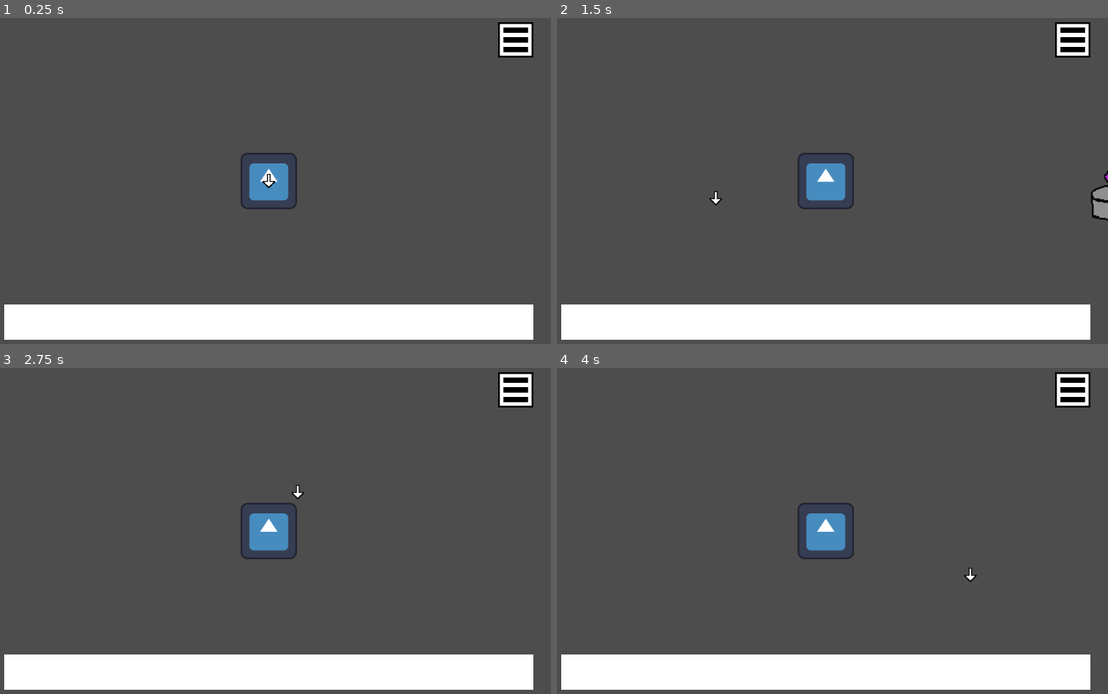
Above: before the commit, frames 1-4 (two rows, left to right).
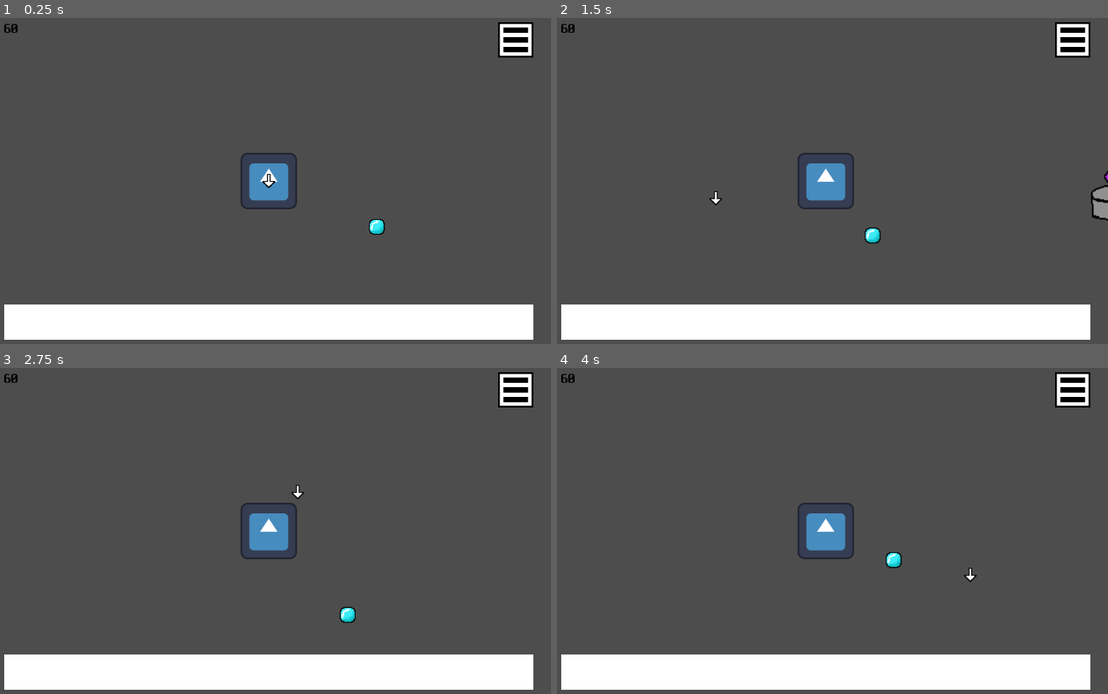
Above: after the commit, the same moments.

Repository: pupungeggang4/Godot-RTS
Game: Godot game, scene res://Scene/rts.tscn
The game is run twice, just before and just after one commit, with the same random seed, the same clock (stepped at 60 frames per second) and the same inputs. The engine's default icon, where the game draws it, is replaced by a stand-in: a white triangle on a blue panel in a dark square.
Inputs (mouse positions are in pixels of both pictures, inside the frame that each line leads up to):
- Up to frame 1 (0.25 s): no input
- Up to frame 2 (1.5 s): tap Enter at 0.5 s; move the mouse to (948, 164) at 0.52 s; right-click (948, 164) at 0.6 s; move the mouse to (711, 197) at 1.27 s; right-click (711, 197) at 1.35 s
- Up to frame 3 (2.75 s): move the mouse to (325, 452) at 2.02 s; right-click (325, 452) at 2.1 s
- Up to frame 4 (4 s): move the mouse to (799, 602) at 2.77 s; right-click (799, 602) at 2.85 s; move the mouse to (997, 583) at 3.52 s; right-click (997, 583) at 3.6 s

The runs differ from the first frame. In frame 1, 0.2% of the frame differs, in the area x 0-70%, y 1-67%; in frame 2, 0.2%, in the area x 0-59%, y 1-70%; in frame 3, 0.2%; in frame 4, 0.2%.

Commit message:
Added Projectiles

Diff:
--- /dev/null
+++ b/Game/Scene/Thing/projectile.tscn
@@ -0,0 +1,20 @@
+[gd_scene load_steps=4 format=3 uid="uid://bmhi7p207khck"]
+
+[ext_resource type="Script" uid="uid://bqlpi342nukjx" path="res://Script/Thing/projectile.gd" id="1_3ilff"]
+[ext_resource type="Texture2D" uid="uid://cii1xv0iehicf" path="res://Image/Projectile/Projectile001.png" id="2_weddc"]
+
+[sub_resource type="RectangleShape2D" id="RectangleShape2D_0yyun"]
+size = Vector2(40, 40)
+
+[node name="Projectile" type="Node2D"]
+script = ExtResource("1_3ilff")
+
+[node name="Area2D" type="Area2D" parent="."]
+
+[node name="CollisionShape2D" type="CollisionShape2D" parent="Area2D"]
+shape = SubResource("RectangleShape2D_0yyun")
+
+[node name="Projectile001" type="Sprite2D" parent="."]
+texture = ExtResource("2_weddc")
+
+[connection signal="area_entered" from="Area2D" to="." method="_on_area_2d_area_entered"]
--- a/Game/Scene/Thing/unit.tscn
+++ b/Game/Scene/Thing/unit.tscn
@@ -1,8 +1,16 @@
-[gd_scene load_steps=2 format=3 uid="uid://wm1fgm8rsrvn"]
+[gd_scene load_steps=3 format=3 uid="uid://wm1fgm8rsrvn"]
 
 [ext_resource type="Script" uid="uid://dr27i000q2aot" path="res://Script/unit.gd" id="1_iqq80"]
+
+[sub_resource type="RectangleShape2D" id="RectangleShape2D_iqq80"]
+size = Vector2(80, 80)
 
 [node name="Unit" type="Node2D"]
 script = ExtResource("1_iqq80")
 
 [node name="Sprite" type="Sprite2D" parent="."]
+
+[node name="Area2D" type="Area2D" parent="."]
+
+[node name="CollisionShape2D" type="CollisionShape2D" parent="Area2D"]
+shape = SubResource("RectangleShape2D_iqq80")
--- a/Game/Scene/rts.tscn
+++ b/Game/Scene/rts.tscn
@@ -6,7 +6,12 @@
 [ext_resource type="Script" uid="uid://qc48yirmksxo" path="res://Script/player.gd" id="3_6540j"]
 [ext_resource type="Texture2D" uid="uid://jjg5ky2ile3c" path="res://Image/Pointer.png" id="3_ae5vg"]
 [ext_resource type="Texture2D" uid="uid://cwptrwgl255nw" path="res://icon.svg" id="3_mcrj6"]
+[ext_resource type="PackedScene" uid="uid://bmhi7p207khck" path="res://Scene/Thing/projectile.tscn" id="4_uqh2j"]
 [ext_resource type="Texture2D" uid="uid://deb2hc3r28sn4" path="res://Image/ButtonMenu.png" id="6_ae5vg"]
+[ext_resource type="Theme" uid="uid://ymbot84easli" path="res://Resource/font_neodgm.tres" id="6_ixt08"]
+
+[sub_resource type="RectangleShape2D" id="RectangleShape2D_6bmd1"]
+size = Vector2(80, 80)
 
 [node name="RTS" type="Node2D"]
 script = ExtResource("1_6bmd1")
@@ -23,6 +28,11 @@
 [node name="Sprite" type="Sprite2D" parent="Player"]
 texture = ExtResource("3_mcrj6")
 
+[node name="Area2D" type="Area2D" parent="Player"]
+
+[node name="CollisionShape2D" type="CollisionShape2D" parent="Player/Area2D"]
+shape = SubResource("RectangleShape2D_6bmd1")
+
 [node name="Camera" type="Camera2D" parent="."]
 script = ExtResource("1_x3ox0")
 
@@ -32,6 +42,16 @@
 offset_right = 40.0
 offset_bottom = 40.0
 script = ExtResource("1_42rvx")
+
+[node name="TextHP" type="Label" parent="Camera/HUD"]
+layout_mode = 0
+offset_left = -600.0
+offset_top = -360.0
+offset_right = -520.0
+offset_bottom = -328.0
+theme = ExtResource("6_ixt08")
+theme_override_colors/font_color = Color(0, 0, 0, 1)
+text = "60/60"
 
 [node name="ColorRect" type="ColorRect" parent="Camera/HUD"]
 layout_mode = 0
@@ -46,3 +66,6 @@
 
 [node name="Pointer" type="Sprite2D" parent="."]
 texture = ExtResource("3_ae5vg")
+
+[node name="Projectile" parent="." instance=ExtResource("4_uqh2j")]
+position = Vector2(245, 104)
--- /dev/null
+++ b/Game/Script/Thing/projectile.gd
@@ -0,0 +1,14 @@
+extends Node2D
+
+@export var side = 0
+
+func _ready() -> void:
+    pass
+
+func _process(delta: float) -> void:
+    pass
+
+func _on_area_2d_area_entered(area: Area2D) -> void:
+    if area.get_parent().side != side:
+        area.get_parent().hp -= 5
+        queue_free()
--- a/Game/Script/camera.gd
+++ b/Game/Script/camera.gd
@@ -1,7 +1 @@
 extends Camera2D
-
-@onready var node_player = get_tree().current_scene.get_node('Player')
-
-func _process(delta: float) -> void:
-    position.x = node_player.position.x
-    position.y = node_player.position.y
--- a/Game/Script/hud.gd
+++ b/Game/Script/hud.gd
@@ -1 +1,7 @@
 extends Control
+
+@onready var node_text_hp = get_node('TextHP')
+@onready var node_player = get_tree().current_scene.get_node('Player')
+
+func _process(delta: float) -> void:
+    node_text_hp.text = str(node_player.hp)
--- a/Game/Script/player.gd
+++ b/Game/Script/player.gd
@@ -1,11 +1,19 @@
 extends Node2D
 
 @onready var node_pointer = get_tree().current_scene.get_node('Pointer')
+@onready var node_camera = get_tree().current_scene.get_node('Camera')
+@export var side = 0
 @export var speed = 200.0
+@export var hp = 60
 
 func _process(delta: float) -> void:
     move_player(delta)
+    adjust_camera()
     handle_input()
+
+func adjust_camera() -> void:
+    node_camera.position.x = position.x
+    node_camera.position.y = position.y
 
 func move_player(delta: float) -> void:
     var diff = node_pointer.position - position
--- a/Game/Script/rts.gd
+++ b/Game/Script/rts.gd
@@ -5,11 +5,11 @@
 func _ready() -> void:
     var node_unit_temp = load('res://Scene/Thing/unit.tscn').instantiate()
     node_unit_temp.position = Vector2(-800, 0)
-    node_unit_temp.get_node('Sprite').texture = load('res://Image/Base.png')
+    node_unit_temp.get_node('Sprite').texture = load('res://Image/Unit/Base1.png')
     node_unit.add_child(node_unit_temp)
     node_unit_temp = load('res://Scene/Thing/unit.tscn').instantiate()
     node_unit_temp.position = Vector2(800, 0)
-    node_unit_temp.get_node('Sprite').texture = load('res://Image/Base2.png')
+    node_unit_temp.get_node('Sprite').texture = load('res://Image/Unit/Base2.png')
     node_unit.add_child(node_unit_temp)
 
 func _process(delta: float) -> void:
--- a/Game/Script/unit.gd
+++ b/Game/Script/unit.gd
@@ -1,4 +1,7 @@
 extends Node2D
+
+@export var side = 0
+@export var hp = 30
 
 func _ready() -> void:
     pass
@@ -7,4 +10,8 @@
     pass
 
 func _process(delta: float) -> void:
-    pass
+    handle_death()
+
+func handle_death() -> void:
+    if hp <= 0:
+        queue_free()
Binary file added: Game/Image/Projectile/Projectile001.png
Not shown, changed: Game/Image/Projectile/Projectile001.png.import
Renamed: Game/Image/Base.png -> Game/Image/Unit/Base1.png
Not shown, changed: Game/Image/Unit/Base1.png.import
Renamed: Game/Image/Base2.png -> Game/Image/Unit/Base2.png
Not shown, added: Game/Image/Unit/Base2.png.import
Not shown: 1 places in Game/Scene/rts.tscn that only renumber resources
Not shown, added: Game/Script/Thing/projectile.gd.uid
